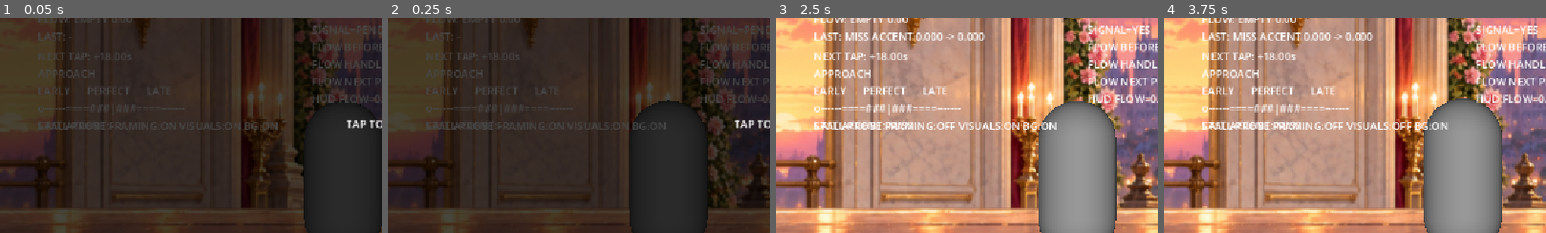
Above: before the commit, frames 1-4 (left to right).
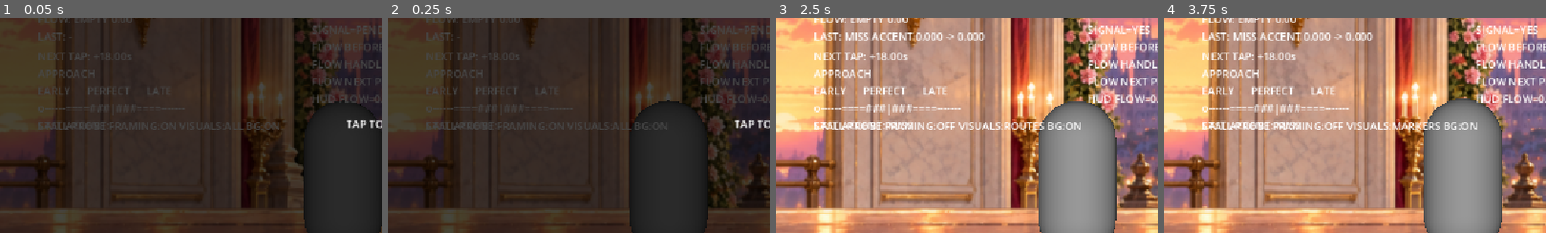
Above: after the commit, the same moments.

Repository: cemtheman/pasderun
Game: Godot game, scene res://scenes/gameplay/generated/graceful_opening_00_30_runtime.tscn
Same seed, same stepped clock (60 frames per second), same inputs: the game is played once before the commit and once after it. Sound files missing from this copy of the repository are replaced by a short silence.
Inputs (mouse positions are % of the whole screen's width and height, from its top left):
- Up to frame 1 (0.05 s): no input
- Up to frame 2 (0.25 s): no input
- Up to frame 3 (2.5 s): tap Enter at 0.5 s; move the mouse to (72, 45) at 0.52 s; tap V at 0.6, 2.3 s; click (72, 45) at 0.67 s; tap Space (jump) at 0.77 s; drag from (30, 55) to (45, 70) at 1.27 s; move the mouse to (60, 28) at 2.02 s; tap F at 2.1 s; click (60, 28) at 2.17 s
- Up to frame 4 (3.75 s): drag from (45, 70) to (20, 35) at 2.77 s; move the mouse to (80, 65) at 3.52 s; tap V at 3.6 s; click (80, 65) at 3.67 s
The pictures show only the part of the screen within x 0-50%, y 25-75%; the shares and areas given below are measured in that part.

The runs differ from the first frame. In frame 1, 0.2% of the frame differs, in the area x 59-73%, y 48-52%; in frame 2, 0.1%; in frame 3, 0.5%; in frame 4, 0.5%, in the area x 59-82%, y 48-52%.

Commit message:
test: add fork visualization isolation modes

Diff:
--- a/scenes/gameplay/generated/fork_debug_visualization.gd
+++ b/scenes/gameplay/generated/fork_debug_visualization.gd
@@ -1,10 +1,27 @@
 extends Node3D
+
+enum DiagnosticMode {
+	OFF,
+	ROUTES,
+	MARKERS,
+	LABELS,
+	ALL,
+}
+
+const MODE_NAMES := ["OFF", "ROUTES", "MARKERS", "LABELS", "ALL"]
 
 @export var generated_level: Node3D
 @export var safe_color: Color = Color(0.10, 0.75, 1.0, 1.0)
 @export var technical_color: Color = Color(1.0, 0.35, 0.08, 1.0)
 @export var split_color: Color = Color(0.25, 1.0, 0.35, 1.0)
 @export var merge_color: Color = Color(1.0, 0.20, 0.75, 1.0)
+
+var _diagnostic_mode := DiagnosticMode.ALL
+var _route_meshes: Array = []
+var _route_original_materials: Array = []
+var _route_debug_materials: Array = []
+var _marker_meshes: Array[MeshInstance3D] = []
+var _marker_labels: Array[Label3D] = []
 
 
 func _ready() -> void:
@@ -17,17 +34,21 @@
 
 	var safe_material := _debug_material(safe_color)
 	var technical_material := _debug_material(technical_color)
+	var split_material := _debug_material(split_color)
+	var merge_material := _debug_material(merge_color)
 
 	for child in level.get_children():
 		var node_name := String(child.name)
 		if node_name.begins_with("SafeLowerRoute"):
-			_apply_material(child, safe_material)
+			_register_route(child, safe_material)
 		elif node_name.begins_with("TechnicalRoute"):
-			_apply_material(child, technical_material)
+			_register_route(child, technical_material)
 		elif node_name.begins_with("ForkStart") and child is Marker3D:
-			_add_marker(child as Marker3D, "FORK START", split_color)
+			_add_marker(child as Marker3D, "FORK START", split_color, split_material)
 		elif node_name.begins_with("ForkMerge") and child is Marker3D:
-			_add_marker(child as Marker3D, "FORK MERGE", merge_color)
+			_add_marker(child as Marker3D, "FORK MERGE", merge_color, merge_material)
+
+	set_diagnostic_mode(DiagnosticMode.ALL)
 
 
 func _debug_material(color: Color) -> StandardMaterial3D:
@@ -37,13 +58,20 @@
 	return material
 
 
-func _apply_material(body: Node, material: StandardMaterial3D) -> void:
+func _register_route(body: Node, material: StandardMaterial3D) -> void:
 	var mesh := body.get_node_or_null("MeshInstance3D") as MeshInstance3D
 	if mesh != null:
-		mesh.material_override = material
+		_route_meshes.append(mesh)
+		_route_original_materials.append(mesh.material_override)
+		_route_debug_materials.append(material)
 
 
-func _add_marker(source: Marker3D, marker_text: String, color: Color) -> void:
+func _add_marker(
+	source: Marker3D,
+	marker_text: String,
+	color: Color,
+	material: StandardMaterial3D
+) -> void:
 	var marker_root := Node3D.new()
 	marker_root.name = marker_text.replace(" ", "")
 	add_child(marker_root)
@@ -54,8 +82,9 @@
 	sphere.radius = 0.22
 	sphere.height = 0.44
 	marker_mesh.mesh = sphere
-	marker_mesh.material_override = _debug_material(color)
+	marker_mesh.material_override = material
 	marker_root.add_child(marker_mesh)
+	_marker_meshes.append(marker_mesh)
 
 	var label := Label3D.new()
 	label.text = marker_text
@@ -66,3 +95,35 @@
 	label.billboard = BaseMaterial3D.BILLBOARD_ENABLED
 	label.no_depth_test = true
 	marker_root.add_child(label)
+	_marker_labels.append(label)
+
+
+func set_diagnostic_mode(mode: int) -> void:
+	_diagnostic_mode = clampi(mode, DiagnosticMode.OFF, DiagnosticMode.ALL)
+	var show_routes := (
+		_diagnostic_mode == DiagnosticMode.ROUTES
+		or _diagnostic_mode == DiagnosticMode.ALL
+	)
+	var show_markers := (
+		_diagnostic_mode == DiagnosticMode.MARKERS
+		or _diagnostic_mode == DiagnosticMode.ALL
+	)
+	var show_labels := (
+		_diagnostic_mode == DiagnosticMode.LABELS
+		or _diagnostic_mode == DiagnosticMode.ALL
+	)
+
+	for index in _route_meshes.size():
+		_route_meshes[index].material_override = (
+			_route_debug_materials[index]
+			if show_routes
+			else _route_original_materials[index]
+		)
+	for marker_mesh in _marker_meshes:
+		marker_mesh.visible = show_markers
+	for marker_label in _marker_labels:
+		marker_label.visible = show_labels
+
+
+func get_diagnostic_mode_name() -> String:
+	return MODE_NAMES[_diagnostic_mode]
--- a/scenes/gameplay/generated/graceful_opening_00_30_runtime.tscn
+++ b/scenes/gameplay/generated/graceful_opening_00_30_runtime.tscn
@@ -231,7 +231,7 @@
 offset_top = 315.0
 offset_right = 440.0
 offset_bottom = 338.0
-text = "STALL PROBE FRAMING:ON VISUALS:ON BG:ON"
+text = "STALL PROBE FRAMING:ON VISUALS:ALL BG:ON"
 
 [node name="StartGateOverlay" type="CanvasLayer" parent="."]
 layer = 100
--- a/scenes/gameplay/spatial_stall_probe.gd
+++ b/scenes/gameplay/spatial_stall_probe.gd
@@ -6,8 +6,11 @@
 @export var parallax_presentation: Node3D
 @export var debug_label: Label
 
+const VISUALIZATION_MODE_COUNT := 5
+const VISUALIZATION_MODE_ALL := 4
+
 var _framing_enabled := true
-var _visuals_enabled := true
+var _visualization_mode := VISUALIZATION_MODE_ALL
 var _background_enabled := true
 
 
@@ -20,6 +23,8 @@
 		or parallax_presentation == null
 		or debug_label == null
 		or not start_gate.has_signal("runtime_started")
+		or not fork_debug_visualization.has_method("set_diagnostic_mode")
+		or not fork_debug_visualization.has_method("get_diagnostic_mode_name")
 	):
 		push_error("SpatialStallProbe requires start gate, fork helpers, and debug label.")
 		return
@@ -44,7 +49,7 @@
 		_set_framing_enabled(not _framing_enabled)
 	elif key_event.keycode == KEY_V:
 		get_viewport().set_input_as_handled()
-		_set_visuals_enabled(not _visuals_enabled)
+		_cycle_visualization_mode()
 	elif key_event.keycode == KEY_B:
 		get_viewport().set_input_as_handled()
 		_set_background_enabled(not _background_enabled)
@@ -58,12 +63,11 @@
 	_update_debug_label()
 
 
-func _set_visuals_enabled(enabled: bool) -> void:
-	_visuals_enabled = enabled
-	fork_debug_visualization.visible = enabled
-	fork_debug_visualization.process_mode = (
-		Node.PROCESS_MODE_INHERIT if enabled else Node.PROCESS_MODE_DISABLED
+func _cycle_visualization_mode() -> void:
+	_visualization_mode = (
+		(_visualization_mode + 1) % VISUALIZATION_MODE_COUNT
 	)
+	fork_debug_visualization.call("set_diagnostic_mode", _visualization_mode)
 	_update_debug_label()
 
 
@@ -76,6 +80,6 @@
 func _update_debug_label() -> void:
 	debug_label.text = "STALL PROBE FRAMING:%s VISUALS:%s BG:%s" % [
 		"ON" if _framing_enabled else "OFF",
-		"ON" if _visuals_enabled else "OFF",
+		String(fork_debug_visualization.call("get_diagnostic_mode_name")),
 		"ON" if _background_enabled else "OFF",
 	]
Not shown, changed: tools/music_analyzer/test_spatial_stall_probe.py
